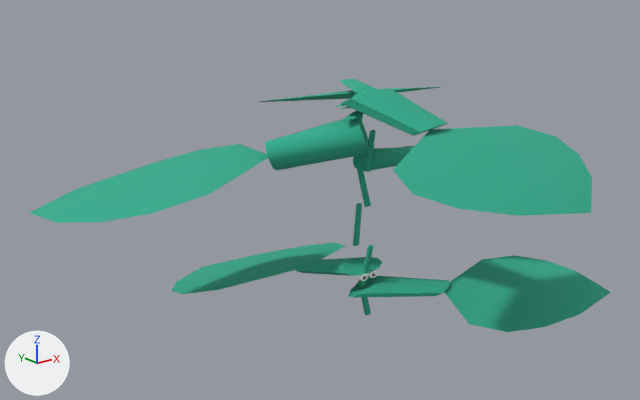
The glTF model web-forest/public/model/species/luffa-aegyptiaca.glb as it was, and as the next commit left it.
Before and after are seen from a 50 mm lens placed at (-1.653, -1.902, 1.145), pointed at (-0.077, 0.068, 0.357). Every picture has the same lights, and +X, +Y and +Z are marked at lower left. The picture after the commit comes second. Vertices at exactly the same position are counted once.

Names of what the first picture shows: 'p0', 'p1', 'p12', 'p15', 'p3', 'p4', 'p5', 'p6', 'p7', 'runner'.
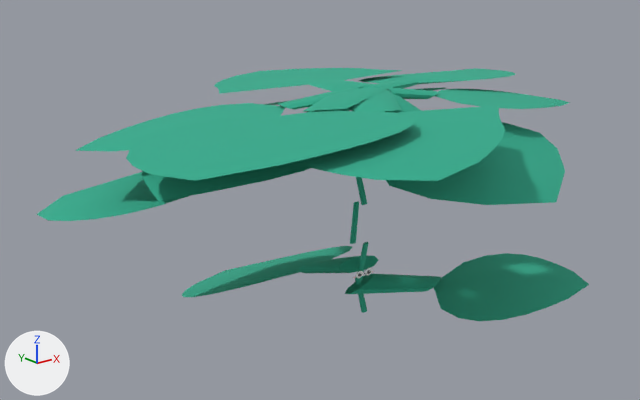
ob_body is not drawn itself; it is the parent of ob_runner, ob_p0, ob_p1, ob_p3, ob_p4, ob_p5, ob_p6, ob_p7.

Location of each change, [x1, y1, x2, y2] in pixels of the pictures (640 x 400 px):
'p5', moved, rescaled
    before: [341, 88, 592, 216]
    after: [377, 87, 565, 205]
'p15', reshaped, moved, rescaled (1600% wider, 579% taller)
    before: [352, 90, 368, 103]
    after: [126, 87, 414, 181]
'p4', moved, rescaled
    before: [30, 117, 370, 223]
    after: [37, 172, 188, 221]
'p0', moved, rescaled (7% narrower, 12% shorter)
    before: [348, 255, 611, 332]
    after: [345, 253, 589, 321]
'p10', reshaped, moved, rescaled (not visible before)
    after: [296, 88, 505, 181]
'p1', moved, rescaled (7% narrower)
    before: [172, 242, 382, 294]
    after: [182, 246, 378, 297]
'p12', reshaped, moved, rescaled
    before: [336, 104, 344, 107]
    after: [76, 88, 355, 152]
'p14', reshaped, moved, rescaled (not visible before)
    after: [214, 68, 403, 94]
'p7', reshaped, moved, rescaled
    before: [345, 111, 363, 121]
    after: [141, 89, 357, 201]
'p8', reshaped, moved, rescaled (not visible before)
    after: [368, 86, 570, 109]
'runner', moved, rescaled (8% narrower)
    before: [353, 88, 378, 315]
    after: [350, 86, 373, 313]
'p11', reshaped, moved, rescaled (not visible before)
    after: [359, 68, 515, 88]
'p6', reshaped, moved, rescaled (12% shorter)
    before: [260, 79, 439, 102]
    after: [264, 85, 445, 105]
'p3', moved, rescaled (not visible afterwards)
    before: [353, 146, 414, 171]
'p9', moved, rescaled (not visible afterwards)
    before: [341, 106, 350, 109]
part 1 of me_mesh_6, rebuilt (31% taller)
    before: [260, 87, 439, 102]
    after: [264, 85, 445, 105]
part 2 of me_mesh_6, deleted
    before: [340, 79, 376, 93]

Edits to the bpy script that builds the scene:
```text
Change me_mesh_6:
    used by ob_p6; parent = ob_body; location = (0.0, 0.0, 1.234)
    remove me_mesh_6.from_pydata(...)  # 38 vertices, 68 faces; spans x -0.089..0.451, y -0.016..0.681, z -0.441..-0.235
    add me_mesh_6.from_pydata(...)  # 49 vertices, 92 faces; spans x -0.097..0.453, y -0.053..0.681, z -0.43..-0.224
    me_mesh_6 part 1: the loose piece of 18 vertices spanning x -0.089..0.451, y 0.201..0.681, z -0.441..-0.303 is rebuilt with 49 vertices and now spans x -0.097..0.453, y -0.053..0.681, z -0.43..-0.224
    me_mesh_6 part 2: 20 vertices removed from x -0.029..0.204, y -0.016..0.454, z -0.309..-0.235
Change me_mesh_7:
    used by ob_p7; parent = ob_body; location = (0.0, 0.0, 0.919); rotation_euler = (0.0, -0.0433, 0.0), in degrees (0, -2.5, 0)
    remove me_mesh_7.from_pydata(...)  # 10 vertices, 16 faces; spans x -0.0789..0.0, y -0.0412..0.007, z -0.0266..0.0
    add me_mesh_7.from_pydata(...)  # 49 vertices, 92 faces; spans x -0.6167..0.0425, y -0.4368..0.089, z -0.2826..-0.0944
    me_mesh_7 part 3: the whole mesh is rebuilt
Change me_mesh_8:
    used by ob_p8; parent = ob_body; location = (0.0, 0.0, 0.928)
    remove me_mesh_8.from_pydata(...)  # 10 vertices, 16 faces; spans x 0.0..0.0813, y -0.0377..0.0096, z -0.0266..0.0
    add me_mesh_8.from_pydata(...)  # 49 vertices, 92 faces; spans x -0.031..0.6358, y -0.3436..0.0841, z -0.2594..-0.0895
    me_mesh_8 part 4: the whole mesh is rebuilt
Change me_mesh_10:
    used by ob_p10; parent = ob_body; location = (0.0, 0.0, 0.946)
    remove me_mesh_10.from_pydata(...)  # 10 vertices, 16 faces; spans x -0.0335..0.0124, y -0.0834..0.0, z -0.0266..0.0
    add me_mesh_10.from_pydata(...)  # 49 vertices, 92 faces; spans x -0.4009..0.2171, y -0.9055..0.0415, z -0.2785..-0.145
    me_mesh_10 part 5: the whole mesh is rebuilt
Change me_mesh_11:
    used by ob_p11; parent = ob_body; location = (0.0, 0.0, 0.955); rotation_euler = (0.0, -0.034, 0.0), in degrees (0, -1.9, 0)
    remove me_mesh_11.from_pydata(...)  # 10 vertices, 16 faces; spans x 0.0..0.0719, y -0.001..0.0482, z -0.0266..0.0
    add me_mesh_11.from_pydata(...)  # 49 vertices, 92 faces; spans x -0.0427..0.6617, y -0.0582..0.5143, z -0.1947..-0.0795
    me_mesh_11 part 6: the whole mesh is rebuilt
Change me_mesh_12:
    used by ob_p12; parent = ob_body; location = (0.0, 0.0, 0.965)
    remove me_mesh_12.from_pydata(...)  # 10 vertices, 16 faces; spans x -0.0849..0.0, y -0.0152..0.029, z -0.0266..0.0
    add me_mesh_12.from_pydata(...)  # 49 vertices, 92 faces; spans x -0.6721..0.029, y -0.2069..0.3325, z -0.1748..-0.0778
    me_mesh_12 part 7: the whole mesh is rebuilt
Change me_mesh_14:
    used by ob_p14; parent = ob_body; location = (0.0, 0.0, 0.983)
    remove me_mesh_14.from_pydata(...)  # 10 vertices, 16 faces; spans x -0.0178..0.0244, y 0.0..0.0857, z -0.0266..0.0
    add me_mesh_14.from_pydata(...)  # 49 vertices, 92 faces; spans x -0.2509..0.3095, y -0.0266..0.9866, z -0.2037..-0.1432
    me_mesh_14 part 8: the whole mesh is rebuilt
Change me_mesh_15:
    used by ob_p15; parent = ob_body; location = (0.0, 0.0, 0.992); rotation_euler = (0.0, -0.0499, 0.0), in degrees (0, -2.9, 0)
    remove me_mesh_15.from_pydata(...)  # 10 vertices, 16 faces; spans x -0.0628..0.0, y -0.0587..0.0, z -0.0266..0.0
    add me_mesh_15.from_pydata(...)  # 49 vertices, 92 faces; spans x -0.6724..0.0555, y -0.6489..0.0616, z -0.1294..-0.0871
    me_mesh_15 part 9: the whole mesh is rebuilt
Change ob_body:
    ob_body.location: (-0.00579, -0.0469, 0.0) -> (-0.00145, -0.026, 0.0)
    ob_body.scale: (1.25, 0.77, 0.7) -> (1.24, 0.642, 0.7)
Change ob_p4:
    ob_p4.location: (0.0, 0.0, 0.813) -> (0.0, 0.0, 0.816)
Change ob_p6:
    ob_p6.location: (0.0, 0.0, 1.234) -> (0.0, 0.0, 1.223)
Change ob_p7:
    ob_p7.location: (0.0, 0.0, 0.919) -> (0.0, 0.0, 1.094)
Change ob_p8:
    ob_p8.location: (0.0, 0.0, 0.928) -> (0.0, 0.0, 1.089)
Change ob_p10:
    ob_p10.location: (0.0, 0.0, 0.946) -> (0.0, 0.0, 1.145)
Change ob_p11:
    ob_p11.location: (0.0, 0.0, 0.955) -> (0.0, 0.0, 1.079)
Change ob_p12:
    ob_p12.location: (0.0, 0.0, 0.965) -> (0.0, 0.0, 1.078)
Change ob_p14:
    ob_p14.location: (0.0, 0.0, 0.983) -> (0.0, 0.0, 1.143)
Change ob_p15:
    ob_p15.location: (0.0, 0.0, 0.992) -> (0.0, 0.0, 1.087)
```
